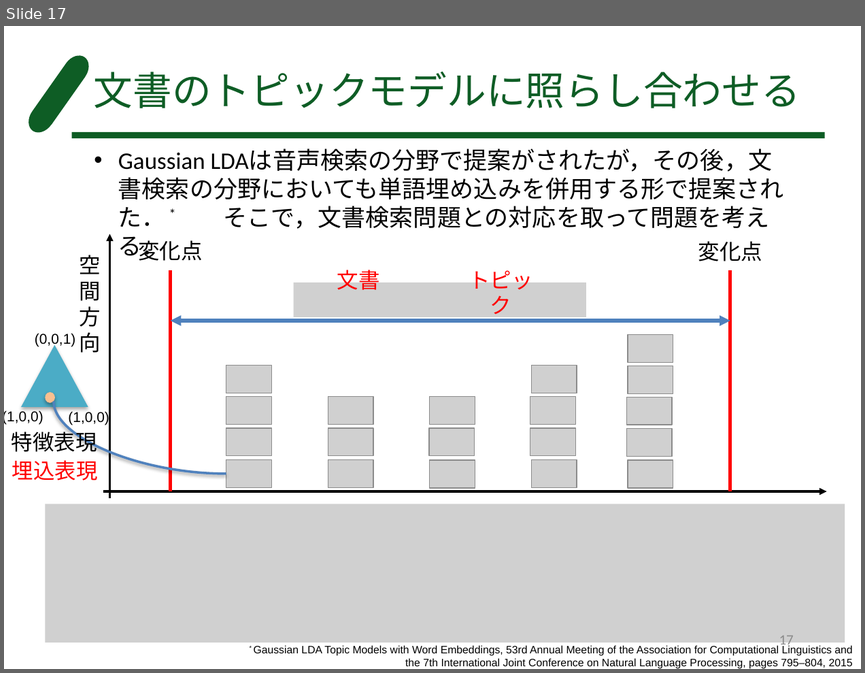
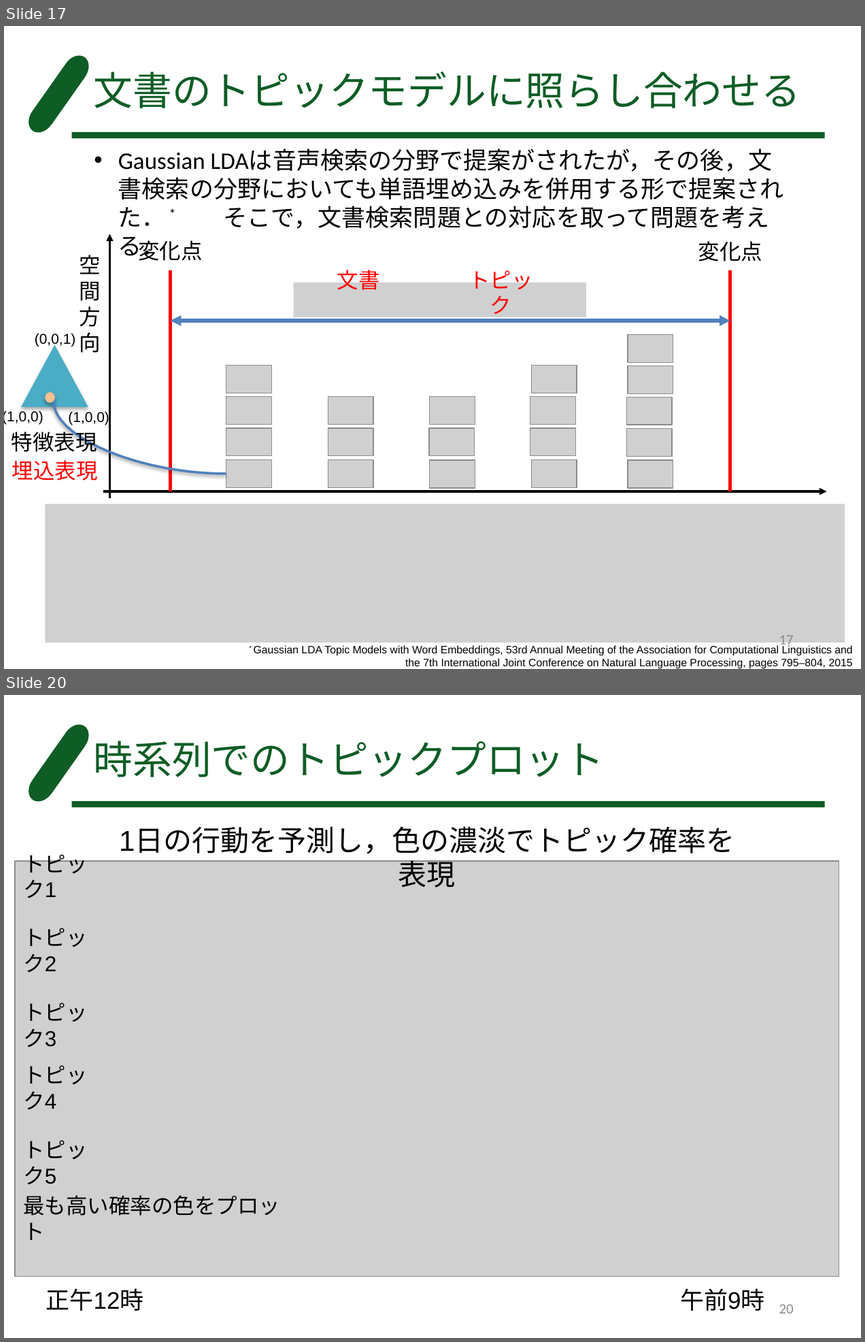
Before and after one commit to FUKUSHUN/cow_python, a slide deck: behavior_detection.pptx. Shown one above the other, each under a label of ours: slide 17 before the commit, slides 17 and 20 after it; the slides between them are not shown. The pictures are 865x673 and 865x1342 pixels, drawn with LibreOffice and Linux fonts; fonts in the diff are those of the drawing; grey boxes stand for pictures. Boxes give left, top, right and bottom in pixels: in the first picture for what was removed or moved away, otherwise in the second. Text is boxed around its words. In the diff, an @@ line names an element or a change of style, - is before the commit and + after.

Commit message:
11/5 セッションの復元＆時系列プロットのプログラム作成

```diff
--- a/behavior_detection.pptx
+++ b/behavior_detection.pptx
@@ slide 20 added at (4, 695, 861, 1338), background #FFFFFF; not listed: 2 template elements that a slide beside it also shows @@
@@ title added at (94, 741, 604, 777), 33 pt, text #0E5D25 @@
+時系列でのトピックプロット
@@ text added at (119, 828, 734, 887), 24 pt, text #000000 @@
+1日の行動を予測し，色の濃淡でトピック確率を表現
@@ text added at (23, 850, 88, 898), 18 pt, text #000000 @@
+トピック1
@@ picture added at (15, 861, 839, 1276) @@
@@ text added at (23, 928, 88, 972), 18 pt, text #000000 @@
+トピック2
@@ text added at (23, 1002, 88, 1047), 18 pt, text #000000 @@
+トピック3
@@ text added at (23, 1065, 88, 1110), 18 pt, text #000000 @@
+トピック4
@@ text added at (23, 1140, 88, 1185), 18 pt, text #000000 @@
+トピック5
@@ text added at (23, 1195, 280, 1215), 18 pt, text #000000 @@
+最も高い確率の色をプロット
@@ text added at (45, 1288, 143, 1310), 20 pt, text #000000 @@
+正午12時
@@ text added at (680, 1288, 765, 1310), 20 pt, text #000000 @@
+午前9時
@@ page number added at (779, 1304, 793, 1313), 12 pt, text #8C8C8C @@
+20
```
Also in this commit, not shown: 3 other slides added, 4 other files.
